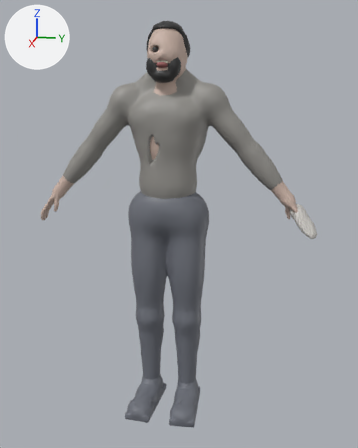
An edit to the glTF model LIMINAL V13/data/models/ent_faceling_evo_l0.glb, drawn before and after from the same camera.
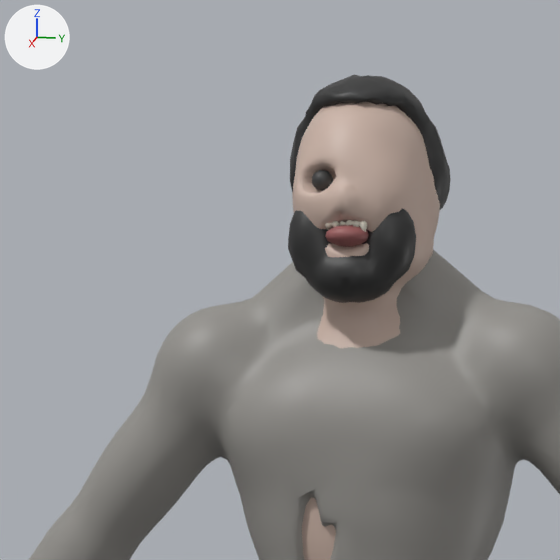
There are two pictures of each version: one whole from a camera (50 mm lens) standing at (2.164, 0.482, 1.426) and looking at (0.037, 0.056, 0.895), one close up on the part from 19% to 62% of the width and 0% to 34% of the height. The axes (+X, +Y, +Z) are drawn at upper left. The lights are the same throughout. The last two pictures show the newer version. Vertices at exactly the same position are counted once.

Objects in the first close-up: 'gaumen_l0', 'haar_l0', 'haut_l0', 'hemd_l0' and 2 more.
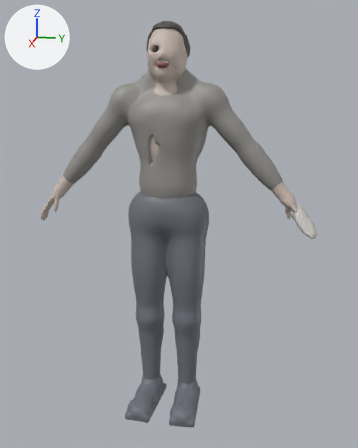
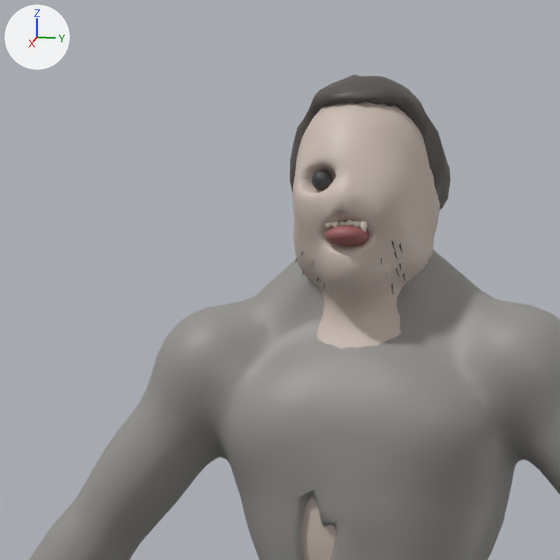
The change, as a list of edits to the scene's bpy script:
```text
Add mat_fm_ent_fc_hair_look_plastic__ent_fc_hair:
    mat_fm_ent_fc_hair_look_plastic__ent_fc_hair = principled_material('fm=ent_fc_hair look=plastic #ent_fc_hair')
    mat_fm_ent_fc_hair_look_plastic__ent_fc_hair.base_color = (0.09, 0.08, 0.07)  # dark grey #55504b
Change me_haar_001:
    used by ob_haar_l0; location = (0.0, 0.0, 0.0)
    remove me_haar_001.from_pydata(...)  # 691 vertices, 1374 faces; spans x -0.113..0.12, y -0.092..0.093, z 1.503..1.754
    add me_haar_001.from_pydata(...)  # 444 vertices, 884 faces; spans x -0.113..0.081, y -0.092..0.093, z 1.6..1.754
    me_haar_001 part 1: the loose piece of 205 vertices spanning x 0.046..0.12, y -0.073..0.074, z 1.503..1.618 is deleted
    me_haar_001 part 2
    82 vertices are removed from x -0.11..0.076, y -0.091..0.093, z 1.6..1.751
    327 faces are deleted
    1 vertex moves from x 0.014, y -0.038, z 1.608 to x 0.017, y -0.039, z 1.61
    40 vertices are added at x -0.11..0.076, y -0.09..0.093, z 1.6..1.748
    243 new faces join them
    me_haar_001 part 3: 641 faces spanning x -0.113..0.081, y -0.092..0.092, z 1.6..1.754 switch from mat_fm_ent_hair_look_plastic__ent_hair (dark grey #303030) to mat_fm_ent_fc_hair_look_plastic__ent_fc_hair (dark grey #55504b)
```

What differs and where, as boxes (x1, y1, x2, y2) in the close-ups (560 x 560 px; the box of a moved part takes in the faces that stretch with it):
'haar_l0', reshaped: before (288, 75, 451, 303); after (290, 75, 451, 210)
part 1 of me_haar_001, deleted: before (288, 208, 416, 303)
part 2 of me_haar_001, moved or reshaped: before (290, 75, 450, 210); after (290, 76, 450, 210)
part 3 of me_haar_001, recoloured: (290, 75, 450, 203) in both
